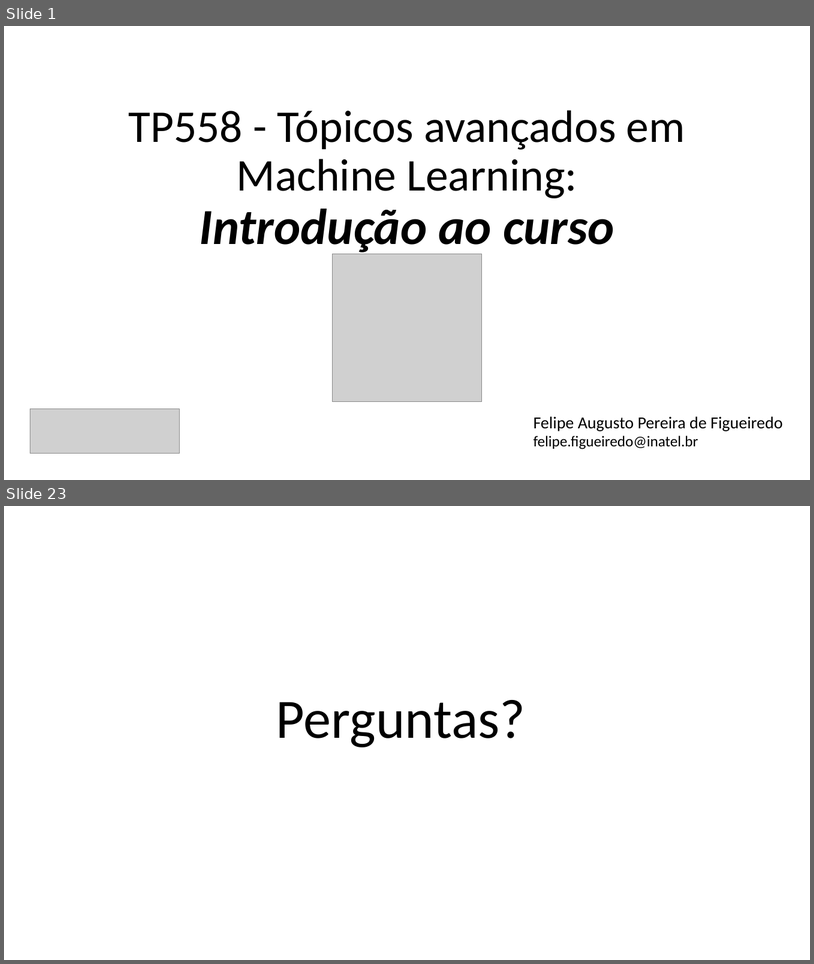
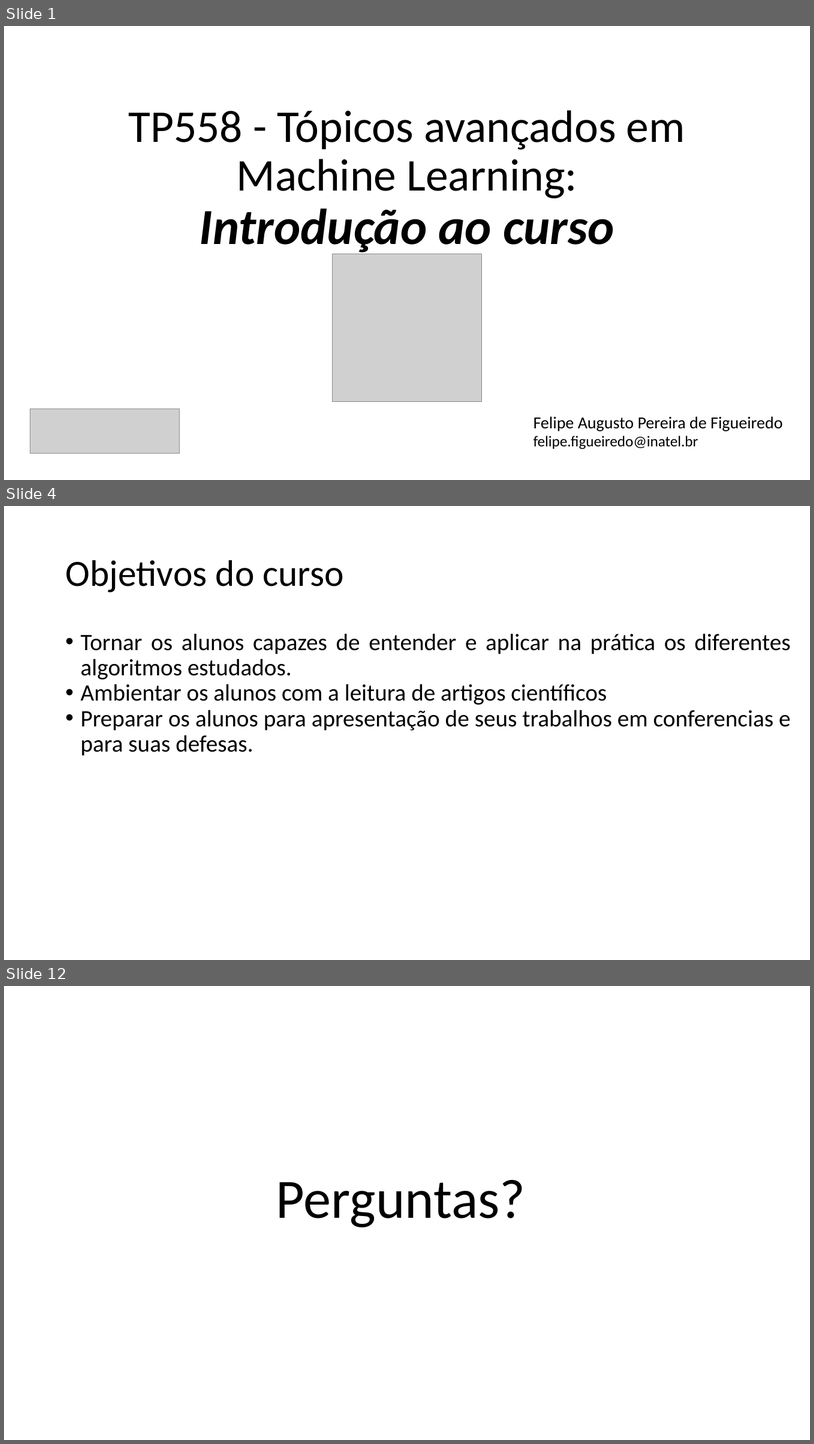
Before and after one commit to zz4fap/tp558-adv-ml, a slide deck: slides/TP558_1_Introdução_ao_curso.pptx. Shown one above the other, each under a label of ours: slides 1 and 23 before the commit, slides 1, 4 and 12 after it; the slides between them are not shown. The pictures are 814x964 and 814x1444 pixels, drawn with LibreOffice and Linux fonts; fonts in the diff are those of the drawing; grey boxes stand for pictures. Boxes give left, top, right and bottom in pixels: in the first picture for what was removed or moved away, otherwise in the second. Text is boxed around its words. In the diff, an @@ line names an element or a change of style, - is before the commit and + after.

```diff
--- a/slides/TP558_1_Introdução_ao_curso.pptx
+++ b/slides/TP558_1_Introdução_ao_curso.pptx
@@ slide 4 added at (4,506,810,960), background #FFFFFF @@
@@ title added at (65,560,344,592), 44 pt, text #000000 @@
+Objetivos do curso
@@ text added at (81,633,791,756), 28 pt, text #000000 @@
+• Tornar os alunos capazes de entender e aplicar na prática os diferentes algoritmos estudados.
+• Ambientar os alunos com a leitura de artigos científicos
+• Preparar os alunos para apresentação de seus trabalhos em conferencias e para suas defesas.
@@ what was slide 23 is now slide 12 @@
```
Also in this commit, not shown: 8 slides changed, 1 other slide added, 1 other file.
